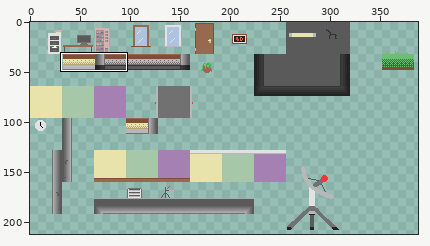
File history of a sprite sheet, Assets/Artwork/Tileset.png. Above: a wide view before the commit, with the close-up outlined.
Close-up. Earlier state:
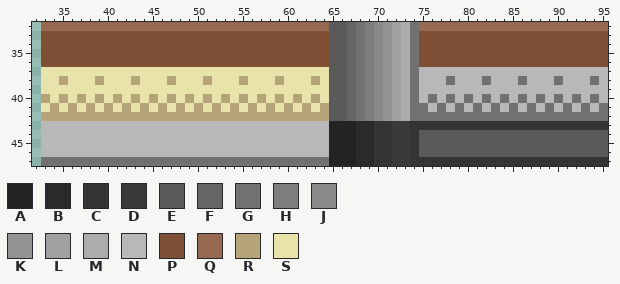
The file is 500x500 pixels. Colours within 5 levels of each other are drawn and written as one. Shown: x 32..95, y 32..47. The wide view leaves out empty margins.
Palette (. is transparent): A #232323  B #2a2a2a  C #343434  D #3a3a3a  E #5a5a5a  F #656565  G #717171  H #7d7d7d  J #898989  K #949494  L #a0a0a0  M #acacac  N #b8b8b8  P #7f4f35  Q #966950  R #b6a479  S #e8e3aa
Pixels before, first column x 33:
32 QQQQQQQQQQQQQQQQQQQQQQQQQQQQQQQQEEFGHJKLMGQQQQQQQQQQQQQQQQQQQQQ
33 PPPPPPPPPPPPPPPPPPPPPPPPPPPPPPPPEEFGHJKLMGPPPPPPPPPPPPPPPPPPPPP
34 PPPPPPPPPPPPPPPPPPPPPPPPPPPPPPPPEEFGHJKLMGPPPPPPPPPPPPPPPPPPPPP
35 PPPPPPPPPPPPPPPPPPPPPPPPPPPPPPPPEEFGHJKLMGPPPPPPPPPPPPPPPPPPPPP
36 PPPPPPPPPPPPPPPPPPPPPPPPPPPPPPPPEEFGHJKLMGPPPPPPPPPPPPPPPPPPPPP
37 SSSSSSSSSSSSSSSSSSSSSSSSSSSSSSSSEEFGHJKLMGNNNNNNNNNNNNNNNNNNNNN
38 SSRSSSRSSSRSSSRSSSRSSSRSSSRSSSRSEEFGHJKLMGNNNGNNNGNNNGNNNGNNNGN
39 SSSSSSSSSSSSSSSSSSSSSSSSSSSSSSSSEEFGHJKLMGNNNNNNNNNNNNNNNNNNNNN
40 RSRSRSRSRSRSRSRSRSRSRSRSRSRSRSRSEEFGHJKLMGNGNGNGNGNGNGNGNGNGNGN
41 SRSRSRSRSRSRSRSRSRSRSRSRSRSRSRSREEFGHJKLMGGNGNGNGNGNGNGNGNGNGNG
42 RRRRRRRRRRRRRRRRRRRRRRRRRRRRRRRREEFGHJKLMGGGGGGGGGGGGGGGGGGGGGG
43 NNNNNNNNNNNNNNNNNNNNNNNNNNNNNNNNAAABBCCDDCCCCCCCCCCCCCCCCCCCCCC
44 NNNNNNNNNNNNNNNNNNNNNNNNNNNNNNNNAAABBCCDDCEEEEEEEEEEEEEEEEEEEEE
45 NNNNNNNNNNNNNNNNNNNNNNNNNNNNNNNNAAABBCCDDCEEEEEEEEEEEEEEEEEEEEE
46 NNNNNNNNNNNNNNNNNNNNNNNNNNNNNNNNAAABBCCDDCEEEEEEEEEEEEEEEEEEEEE
47 GGGGGGGGGGGGGGGGGGGGGGGGGGGGGGGGAAABBCCDDCCCCCCCCCCCCCCCCCCCCCC
The same view after the edit:
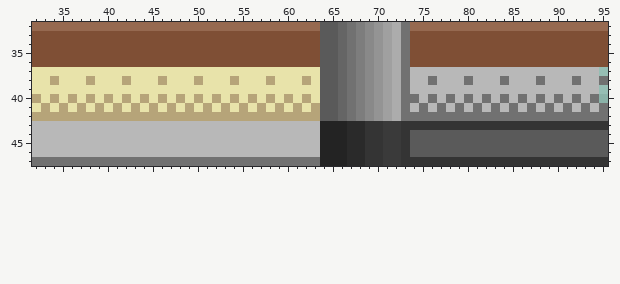
The edit:
Colour A replaces colour G in row 47 at x 64.
Colour A replaces colour N in rows 43 to 46 at x 64.
Colour B replaces colour A in rows 43 to 47 at x 67.
Colour C replaces colour B in rows 43 to 47 at x 69.
Colour C replaces colour D in rows 43 to 47 at x 73.
Colour D replaces colour C in rows 43 to 47 at x 71.
Colour E replaces colour C in rows 44 to 46 at x 74.
Colour E replaces colour P in rows 33 to 36 at x 64.
Colour E replaces colour Q in row 32 at x 64.
Colour E replaces colour R in rows 41 to 42 at x 64.
Colour E replaces colour S in rows 37 to 40 at x 64.
Colour F replaces colour E in rows 32 to 42 at x 66.
Colour G is added in row 47 at x 32.
Colour G replaces colour F in rows 32 to 42 at x 67.
Colour G replaces colour M in rows 32 to 42 at x 73.
Colour G replaces colour N in row 38 at x 76, 80, 84, 88, 92 and 95.
Colour H replaces colour G in rows 32 to 42 at x 68.
Colour J replaces colour H in rows 32 to 42 at x 69.
Colour K replaces colour J in rows 32 to 42 at x 70.
Colour L replaces colour K in rows 32 to 42 at x 71.
Colour M replaces colour L in rows 32 to 42 at x 72.
Colour N is added in rows 43 to 46 at x 32.
Colour N replaces colour G in row 37 at x 74; in row 38 at x 74, 78, 82, 86, 90 and 94; in row 39 at x 74; in row 41 at x 74.
Colour P is added in rows 33 to 36 at x 32.
Colour P replaces colour G in rows 33 to 36 at x 74.
Colour Q is added in row 32 at x 32.
Colour Q replaces colour G in row 32 at x 74.
Colour R is added in row 40 at x 32; in row 42 at x 32.
Colour R replaces colour S in row 38 at x 34, 38, 42, 46, 50, 54, 58 and 62; in row 40 at x 34, 36, 38, 40, 42, 44, 46, 48, 50, 52, 54, 56, 58, 60 and 62; in row 41 at x 33, 35, 37, 39, 41, 43, 45, 47, 49, 51, 53, 55, 57, 59, 61 and 63.
Colour S is added in rows 37 to 39 at x 32; in row 41 at x 32.
Colour S replaces colour R in row 38 at x 35, 39, 43, 47, 51, 55, 59 and 63; in row 40 at x 33, 35, 37, 39, 41, 43, 45, 47, 49, 51, 53, 55, 57, 59, 61 and 63; in row 41 at x 34, 36, 38, 40, 42, 44, 46, 48, 50, 52, 54, 56, 58, 60 and 62.
The author cleared colour N in row 37 at x 95; in rows 39 to 40 at x 95.
Where, in picture pixels (left, top, right, bottom), the same in both close-ups:
changed: (32, 22, 608, 166)
